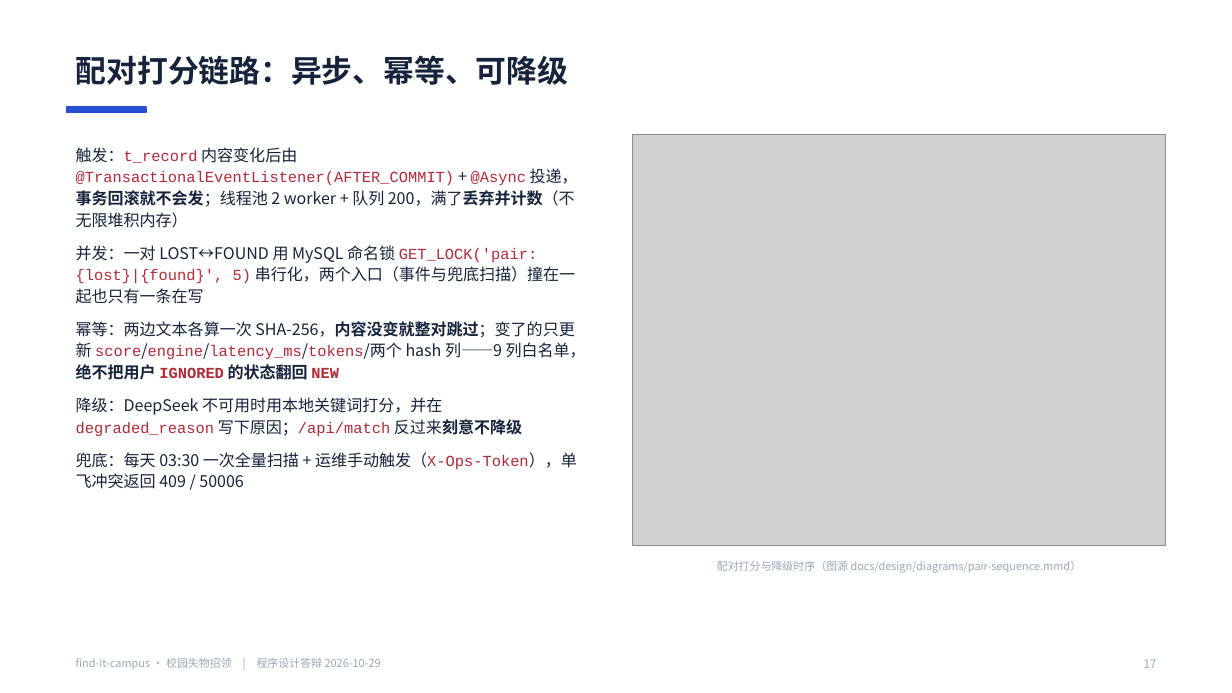
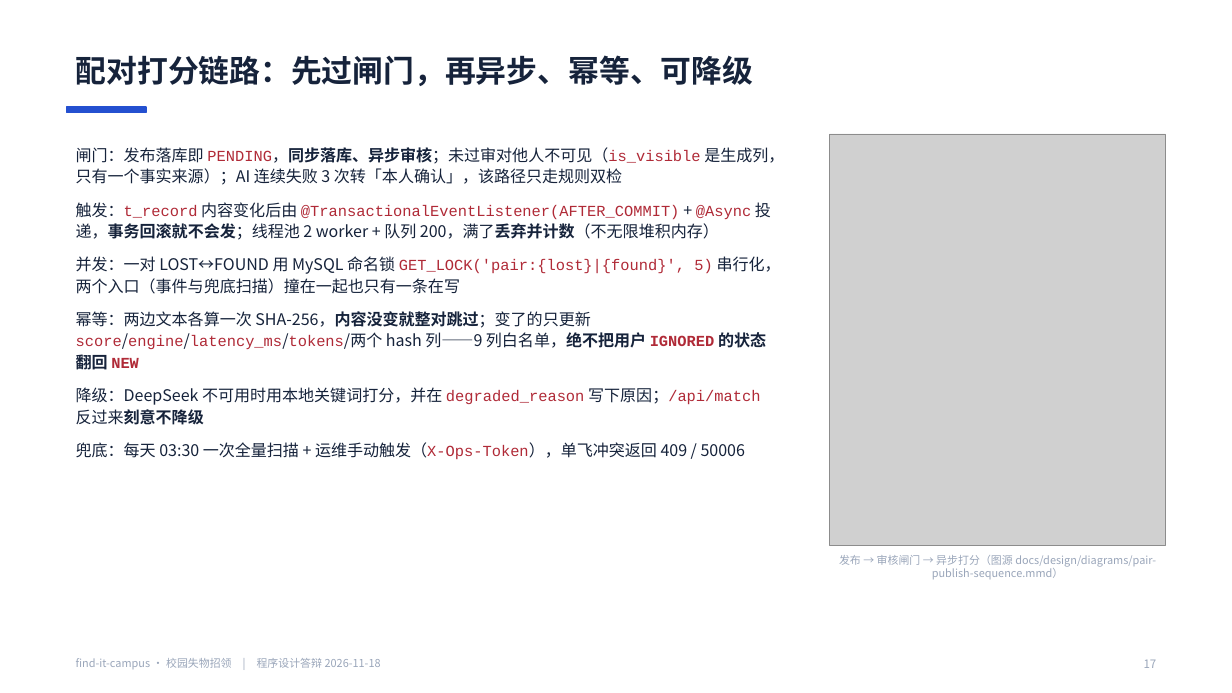
Before and after one commit to BLingKiy/find-it-campus, a slide deck: slide 17 of docs/delivery/答辩PPT.pptx. Drawn at 1232x693 pixels with LibreOffice and Linux fonts; fonts in the diff are those of the drawing; grey boxes stand for pictures. Boxes give left, top, right and bottom in pixels: in the first picture for what was removed or moved away, otherwise in the second. Text is boxed around its words. In the diff, an @@ line names an element or a change of style, - is before the commit and + after.

Commit message:
docs(delivery): 去版本化 + 按 d21081b 校准计数 + 契约补发布闸门 + 配图重画（ZHYYKFX-94）
正文 / PPT / 讲稿 / 录屏脚本 / 导出件统一为同一款产品的口径，历史沿革只留 §10.5。

数字（基线 d21081b，命令 node docs/design/tools/verify-counts.mjs）：
- 表 8 / 列 117 / 外键 10 / CHECK 29（t_review_audit 与双通道列补齐）
- 路径 21 = 18 业务 + 3 运维（新增 confirm-publish 与 ops/reviews/pending）
- 测试执行 313 = 307 @Test + 1 参数化 6 例

契约：补 POST /api/records/{id}/confirm-publish、GET /api/ops/reviews/pending、
RecordDetail 增 reviewState / ownerConfirmAvailable / reviewReason，矩阵 18x3=54 格。

配图：ER 拆两张（用户/记录/分类、配对/通知/审计），配对时序拆发布段与认领段，
架构图去掉九接口/三张表/无登录，时序阈值改 0.95/0.80 与 0.90/0.40，新增 export.mjs
一次生成 SVG 与 >=3000px PNG；docx 优先嵌 SVG + PNG 兜底。

导出：program-design.docx 1,808,376 字节 / 1173 块 / 18 个媒体（9 svg + 9 png）；
答辩PPT.pptx 26 页。只动 docs/，未改业务代码。

```diff
--- a/docs/delivery/答辩PPT.pptx
+++ b/docs/delivery/答辩PPT.pptx
@@ text at [76, 55, 754, 86]: text changed @@
-配对打分链路：异步、幂等、可降级
+配对打分链路：先过闸门，再异步、幂等、可降级
@@ text at [76, 147, 784, 185]: paragraph added @@
+• 闸门：发布落库即 PENDING，同步落库、异步审核；未过审对他人不可见（is_visible 是生成列，只有一个事实来源）；AI 连续失败 3 次转「本人确认」，该路径只走规则双检
@@ picture: place and size @@
-picture at [633, 134, 1166, 545]
+picture at [830, 134, 1165, 545]
@@ text at [839, 555, 1156, 579]: text changed @@
-配对打分与降级时序（图源 docs/design/diagrams/pair-sequence.mmd）
+发布 → 审核闸门 → 异步打分（图源 docs/design/diagrams/pair-publish-sequence.mmd）
@@ text at [76, 658, 381, 669]: text changed @@
-find-it-campus · 校园失物招领 | 程序设计答辩 2026-10-29
+find-it-campus · 校园失物招领 | 程序设计答辩 2026-11-18
```
Also in this commit, not shown: 24 other slides changed, 44 other files.
